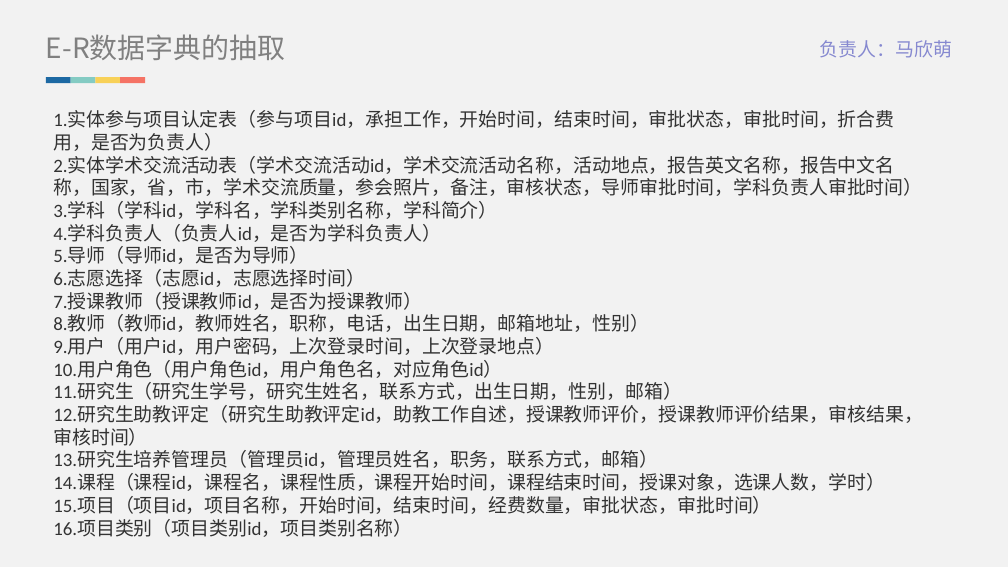
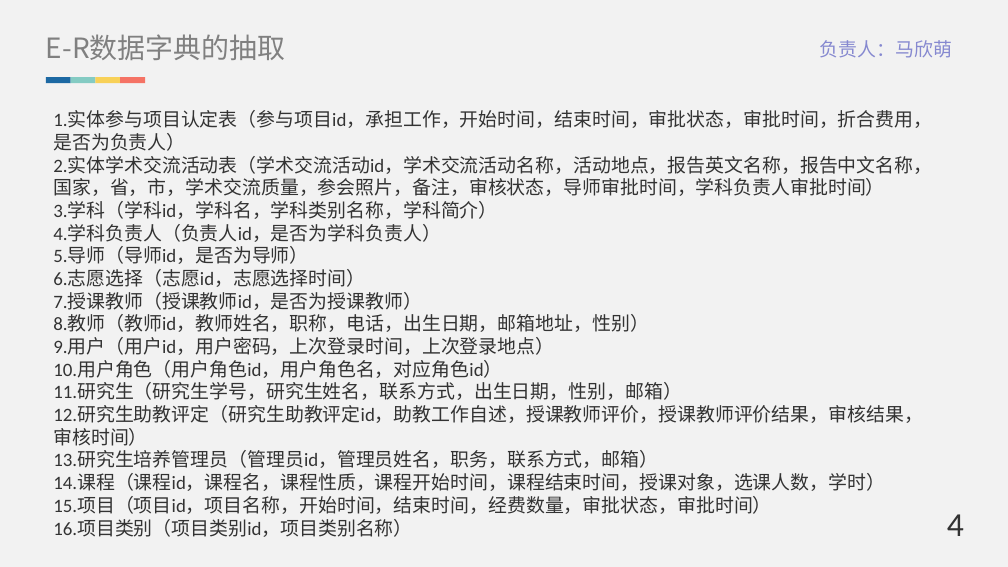
Before and after one commit to Brief-drizzle/database-ks, a slide deck: slide 8 of doc/答辩ppt.pptx. Drawn at 1008x567 pixels with LibreOffice and Linux fonts; fonts in the diff are those of the drawing. Boxes give left, top, right and bottom in pixels: in the first picture for what was removed or moved away, otherwise in the second. Text is boxed around its words. In the diff, an @@ line names an element or a change of style, - is before the commit and + after.

```diff
--- a/doc/答辩ppt.pptx
+++ b/doc/答辩ppt.pptx
@@ text at (53,111,932,537): text changed @@
-1.实体参与项目认定表（参与项目id，承担工作，开始时间，结束时间，审批状态，审批时间，折合费用，是否为负责人） 2.实体学术交流活动表（学术交流活动id，学术交流活动名称，活动地点，报告英文名称，报告中文名称，国家，省，市，学术交流质量，参会照片，备注，审核状态，导师审批时间，学科负责人审批时间） 3.学科（学科id，学科名，学科类别名称，学科简介） 4.学科负责人（负责人id，是否为学科负责人） 5.导师（导师id，是否为导师） 6.志愿选择（志愿id，志愿选择时间） 7.授课教师（授课教师id，是否为授课教师） 8.教师（教师id，教师姓名，职称，电话，出生日期，邮箱地址，性别） 9.用户（用户id，用户密码，上次登录时间，上次登录地点） 10.用户角色（用户角色id，用户角色名，对应角色id） 11.研究生（研究生学号，研究生姓名，联系方式，出生日期，性别，邮箱） 12.研究生助教评定（研究生助教评定id，助教工作自述，授课教师评价，授课教师评价结果，审核结果，审核时间） 13.研究生培养管理员（管理员id，管理员姓名，职务，联系方式，邮箱） 14.课程（课程id，课程名，课程性质，课程开始时间，课程结束时间，授课对象，选课人数，学时） 15.项目（项目id，项目名称，开始时间，结束时间，经费数量，审批状态，审批时间） 16.项目类别（项目类别id，项目类别名称）
+1.实体参与项目认定表（参与项目id，承担工作，开始时间，结束时间，审批状态，审批时间，折合费用，是否为负责人）
+2.实体学术交流活动表（学术交流活动id，学术交流活动名称，活动地点，报告英文名称，报告中文名称，国家，省，市，学术交流质量，参会照片，备注，审核状态，导师审批时间，学科负责人审批时间）
+3.学科（学科id，学科名，学科类别名称，学科简介）
+4.学科负责人（负责人id，是否为学科负责人）
+5.导师（导师id，是否为导师）
+6.志愿选择（志愿id，志愿选择时间）
+7.授课教师（授课教师id，是否为授课教师）
+8.教师（教师id，教师姓名，职称，电话，出生日期，邮箱地址，性别）
+9.用户（用户id，用户密码，上次登录时间，上次登录地点）
+10.用户角色（用户角色id，用户角色名，对应角色id）
+11.研究生（研究生学号，研究生姓名，联系方式，出生日期，性别，邮箱）
+12.研究生助教评定（研究生助教评定id，助教工作自述，授课教师评价，授课教师评价结果，审核结果，审核时间）
+13.研究生培养管理员（管理员id，管理员姓名，职务，联系方式，邮箱）
+14.课程（课程id，课程名，课程性质，课程开始时间，课程结束时间，授课对象，选课人数，学时）
+15.项目（项目id，项目名称，开始时间，结束时间，经费数量，审批状态，审批时间）
+16.项目类别（项目类别id，项目类别名称）
@@ text added at (947,514,964,536), 32 pt, text #333333 @@
+4
```
Also in this commit, not shown: 20 other slides changed, 1 slide added.
